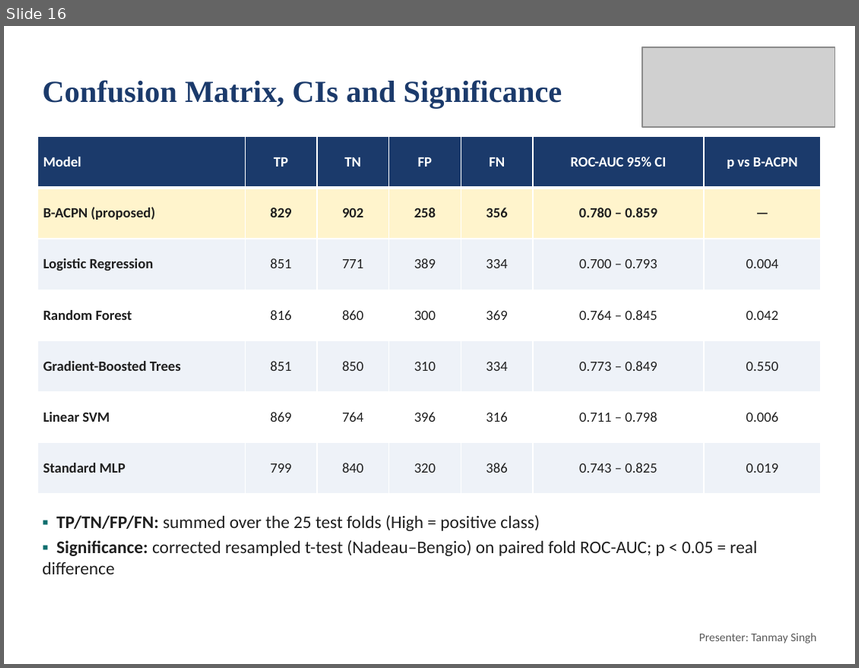
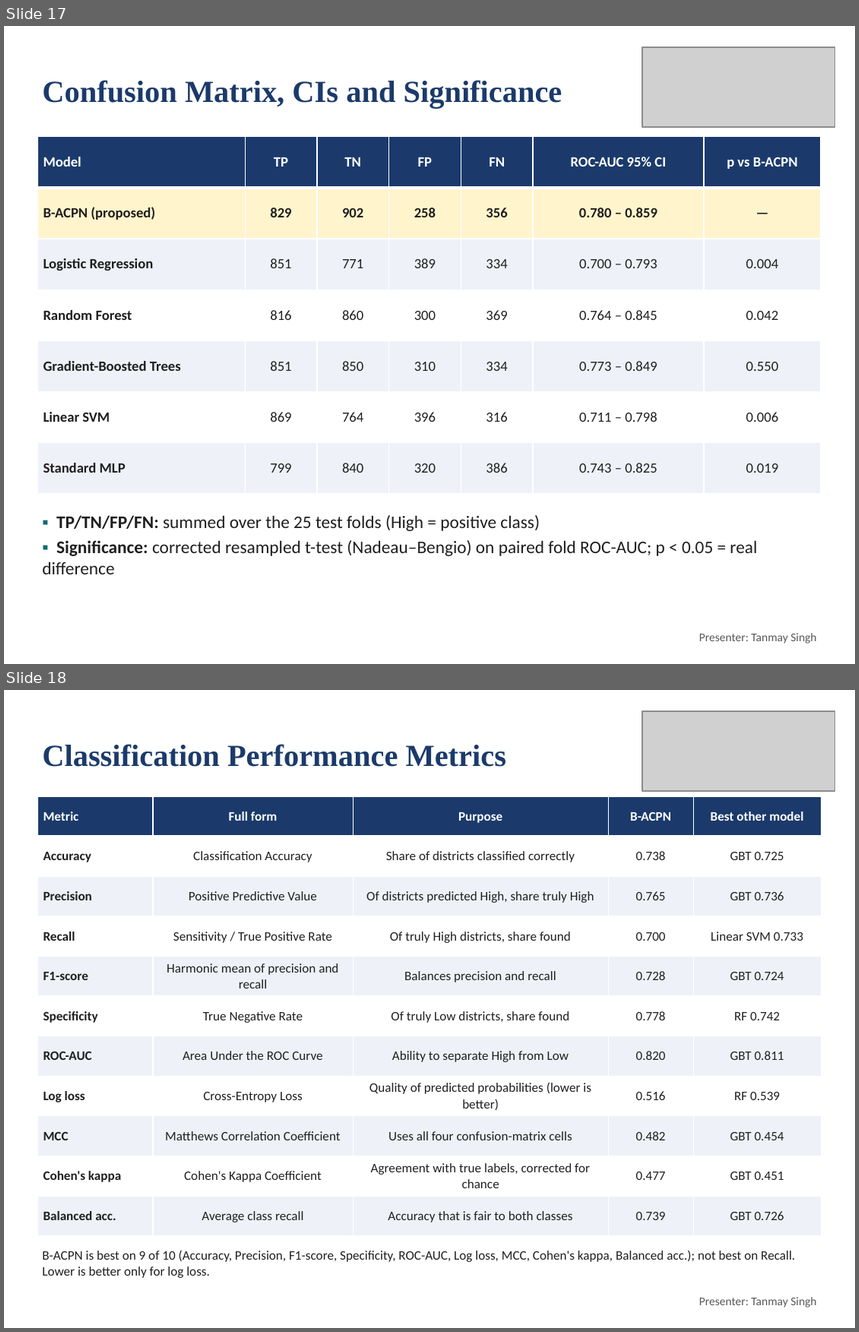
Before and after one commit to deepankarkumar1310/hadoop-ml-algorithm-, a slide deck: docs/Review2_Deck.pptx. Shown one above the other, each under a label of ours: slide 16 before the commit, slides 17 and 18 after it. The pictures are 859x668 and 859x1332 pixels, drawn with LibreOffice and Linux fonts; fonts in the diff are those of the drawing; grey boxes stand for pictures. Boxes give left, top, right and bottom in pixels: in the first picture for what was removed or moved away, otherwise in the second. Text is boxed around its words. In the diff, an @@ line names an element or a change of style, - is before the commit and + after.

Commit message:
Preprocessing performance metrics (RMSE, MSE, MAE, MAPE, R², NRMSE, MedAE, bias) and classification performance metrics slides

```diff
--- a/docs/Review2_Deck.pptx
+++ b/docs/Review2_Deck.pptx
@@ slide 18 added at (4, 690, 855, 1328), background #FFFFFF @@
@@ picture added at (642, 711, 835, 791) @@
@@ title added at (42, 744, 506, 767), 26 pt, text #1B3A6B, bold @@
+Classification Performance Metrics
@@ table added at (38, 796, 821, 1236), 11 rows, 5 columns @@
+Metric | Full form | Purpose | B-ACPN | Best other model
+Accuracy | Classification Accuracy | Share of districts classified correctly | 0.738 | GBT 0.725
+Precision | Positive Predictive Value | Of districts predicted High, share truly High | 0.765 | GBT 0.736
+Recall | Sensitivity / True Positive Rate | Of truly High districts, share found | 0.700 | Linear SVM 0.733
+F1-score | Harmonic mean of precision and recall | Balances precision and recall | 0.728 | GBT 0.724
+Specificity | True Negative Rate | Of truly Low districts, share found | 0.778 | RF 0.742
+ROC-AUC | Area Under the ROC Curve | Ability to separate High from Low | 0.820 | GBT 0.811
+Log loss | Cross-Entropy Loss | Quality of predicted probabilities (lower is better) | 0.516 | RF 0.539
+MCC | Matthews Correlation Coefficient | Uses all four confusion-matrix cells | 0.482 | GBT 0.454
+Cohen's kappa | Cohen's Kappa Coefficient | Agreement with true labels, corrected for chance | 0.477 | GBT 0.451
+Balanced acc. | Average class recall | Accuracy that is fair to both classes | 0.739 | GBT 0.726
@@ text added at (42, 1250, 795, 1278), 11 pt, text #1F1F1F @@
+B-ACPN is best on 9 of 10 (Accuracy, Precision, F1-score, Specificity, ROC-AUC, Log loss, MCC, Cohen's kappa, Balanced acc.); not best on Recall. Lower is better only for log loss.
@@ text added at (699, 1297, 816, 1308), 10 pt, text #595959 @@
+Presenter: Tanmay Singh
@@ what was slide 16 is now slide 17 @@
```
Also in this commit, not shown: 1 other slide added, 7 other files.
